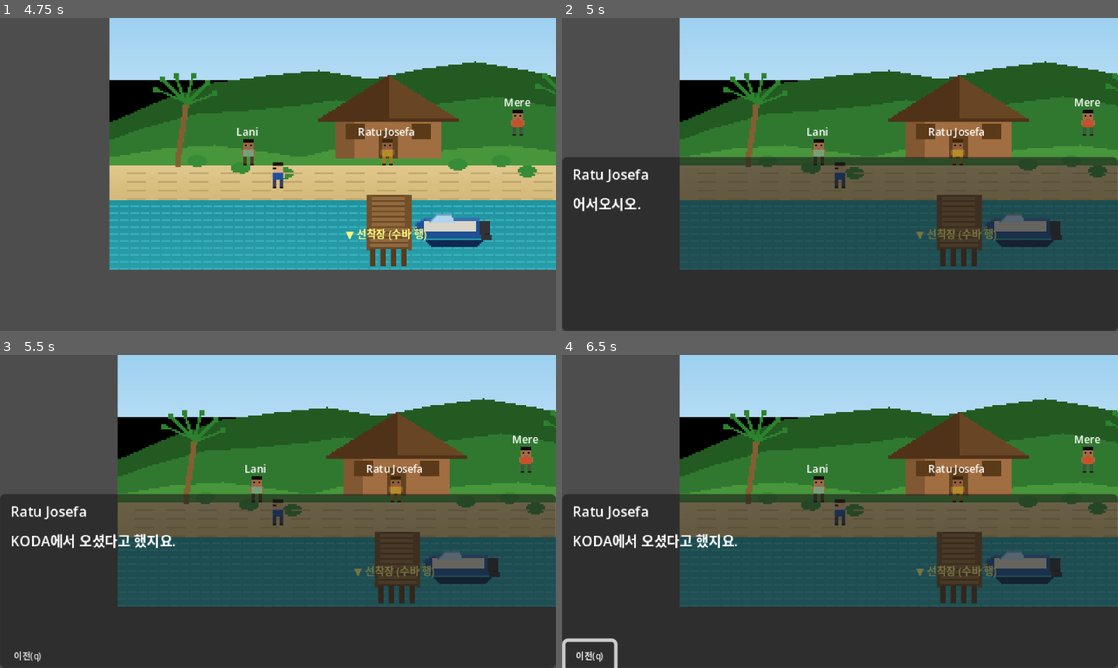
Above: before the commit, frames 1-4 (two rows, left to right).
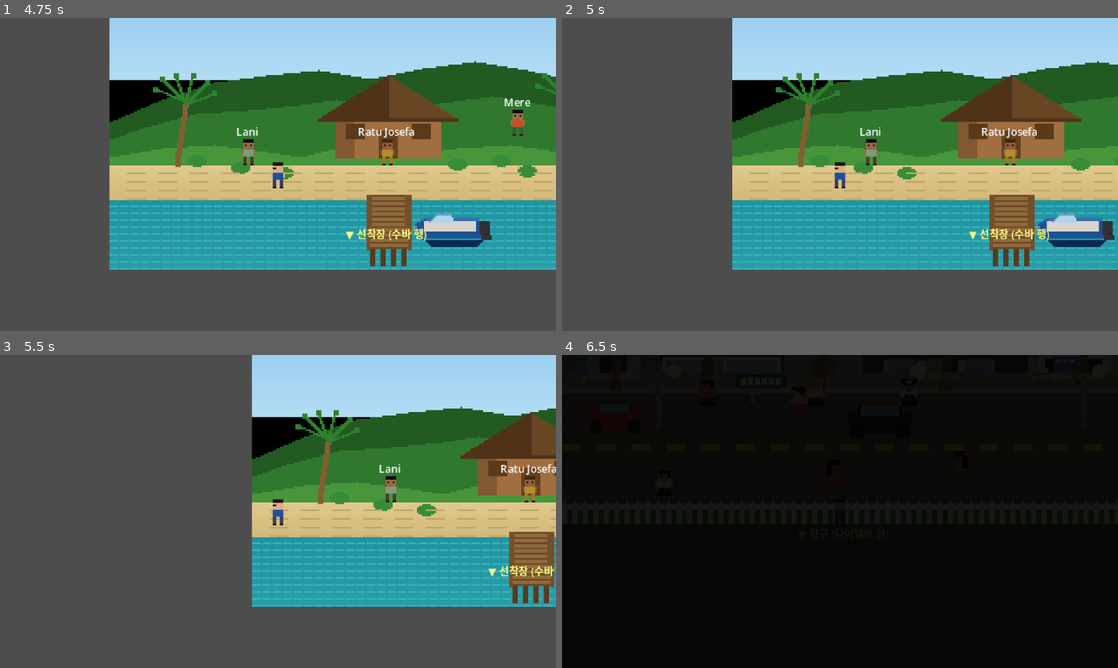
Above: after the commit, the same moments.

Repository: amnotyoung/idc-game
Game: Godot game, scene res://scenes/world/naitamba_island.tscn
Same seed, same stepped clock (60 frames per second), same inputs: the game is played once before the commit and once after it. This scene is started directly instead of the project's main scene.
Inputs:
- Up to frame 1 (4.75 s): tap Enter (ui_accept) at 0.5, 0.77, 2, 2.27, 2.75, 3.5, 3.77, 4.25, 4.52 s; hold Right (ui_right) 0.53-1.25 s; tap Q at 0.6, 2.1, 2.85, 3.6, 4.35 s; click "이전(q)" at 1.25 s; hold Down (ui_down) 2.03-2.78 s; hold Right (ui_right) 2.78-3.53 s; hold Up (ui_up) 3.53-4.28 s; hold Left (ui_left) from 4.28 s (still down)
- Up to frame 2 (5 s): keep holding Left (ui_left)
- Up to frame 3 (5.5 s): keep holding Left (ui_left); tap Q at 5.1 s; tap Enter (ui_accept) at 5.27 s
- Up to frame 4 (6.5 s): tap Enter (ui_accept) at 5.75 s; release Left (ui_left) at 5.78 s; hold Down (ui_down) from 5.78 s (still down); tap Q at 5.85 s

Frame 1 is identical in both runs. In frame 2, 69% of the frame differs, in the area x 0-100%, y 0-100%; in frame 3, 76%; in frame 4, 99%.

Commit message:
auto: update chapter3_island.gd
Co-Authored-By: Claude Opus 4.6 (1M context) <noreply@anthropic.com>

Diff:
--- a/scripts/world/chapter3_island.gd
+++ b/scripts/world/chapter3_island.gd
@@ -36,11 +36,11 @@
 	match dialogue_id:
 		"ch3_arrive", "ch3_arrive_early":
 			TrustManager.set_flag("ch3_arrived")
-			await get_tree().create_timer(0.5).timeout
+			# Mere와 먼저 대화할 수 있도록 자유 이동 — Ratu는 직접 다가가야 대화
 			if TrustManager.has_flag("sevusevu_prepared"):
-				DialogueManager.start("ch3_ratu_greet_prepared")
+				ratu.dialogue_id = "ch3_ratu_greet_prepared"
 			else:
-				DialogueManager.start("ch3_ratu_greet_basic")
+				ratu.dialogue_id = "ch3_ratu_greet_basic"
 		"ch3_sevusevu_good", "ch3_sevusevu_miss":
 			# 이제 Lani와 대화 가능
 			lani.dialogue_id = "ch3_village_talk"
